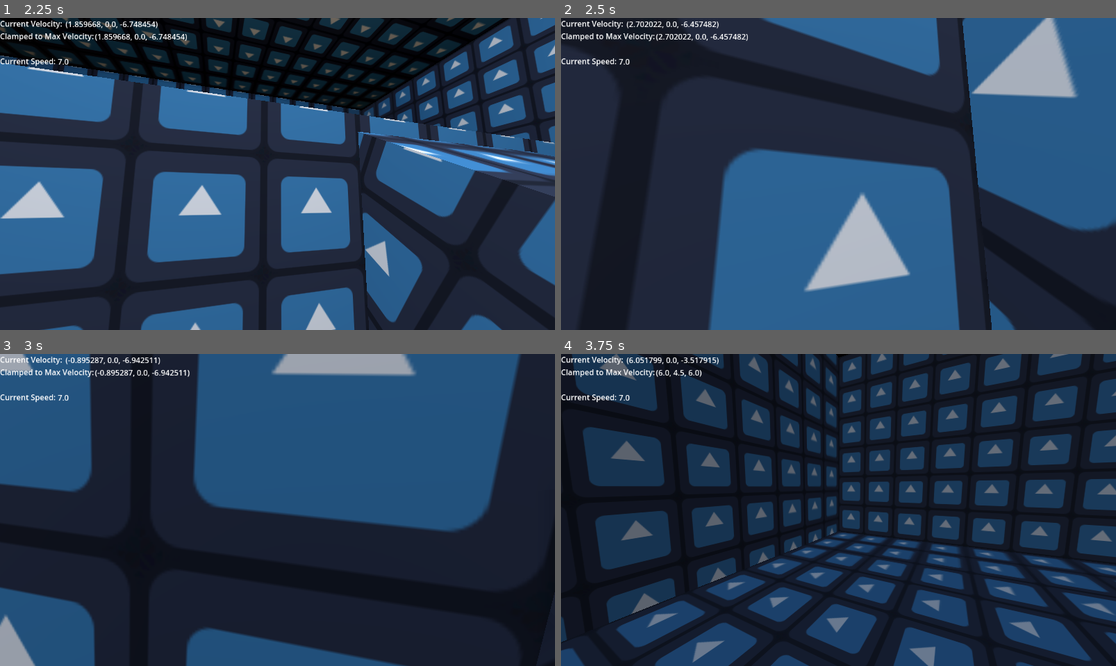
Above: before the commit, frames 1-4 (two rows, left to right).
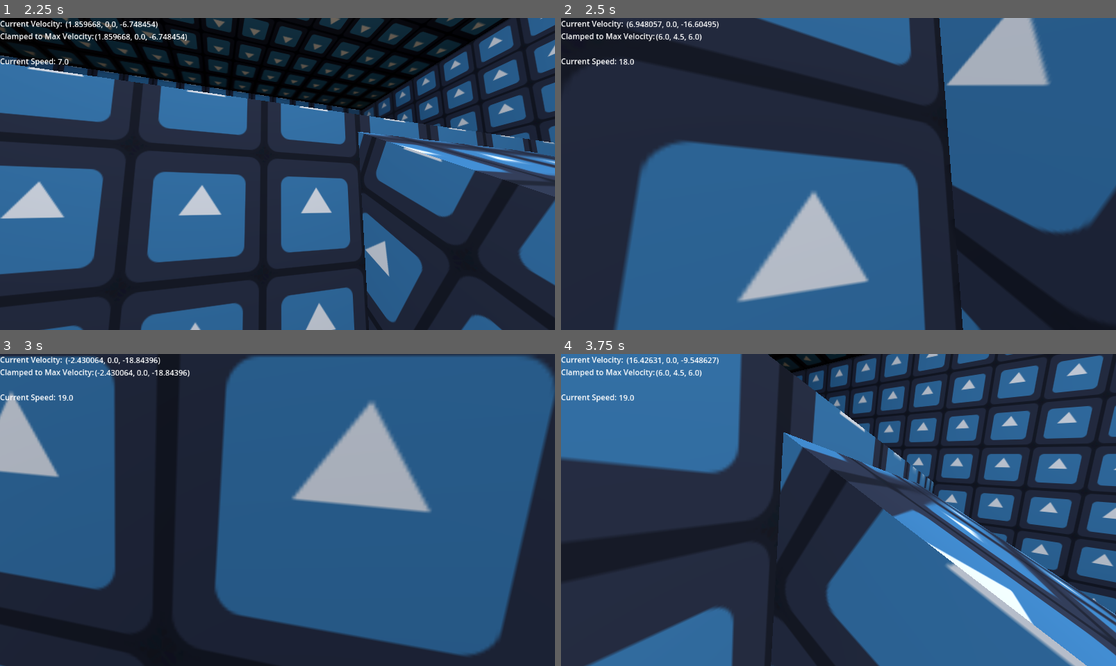
Above: after the commit, the same moments.

Repository: donnyworks/3D-FPS-Game-Template
Game: Godot game, scene res://test_scene.tscn
The game is run twice, just before and just after one commit, with the same random seed, the same clock (stepped at 60 frames per second) and the same inputs. The engine's default icon, where the game draws it, is replaced by a stand-in: a white triangle on a blue panel in a dark square.
Inputs (mouse positions are in pixels of both pictures, inside the frame that each line leads up to):
- Up to frame 1 (2.25 s): tap Enter at 0.5 s; move the mouse to (305, 174) at 0.52 s; hold W (forward) from 0.53 s (still down); tap Space (jump) at 0.6, 0.77, 1.07, 1.35, 1.52, 1.82, 2.1 s; move the mouse to (249, 174) at 1.27 s; move the mouse to (288, 167) at 2.02 s
- Up to frame 2 (2.5 s): keep holding W (forward)
- Up to frame 3 (3 s): keep holding W (forward); move the mouse to (271, 516) at 2.77 s; tap Space (jump) at 2.85 s
- Up to frame 4 (3.75 s): keep holding W (forward); tap Space (jump) at 3.02, 3.32, 3.6 s; move the mouse to (877, 513) at 3.52 s

Frame 1 is identical in both runs. In frame 2, 29% of the frame differs, in the area x 0-100%, y 0-100%; in frame 3, 56%; in frame 4, 78%.

Commit message:
I get it. If wallrunning isn't your style, how about this?

Diff:
--- a/player.gd
+++ b/player.gd
@@ -3,12 +3,13 @@
 @export var sensitivity = 0.8
 @export var look_tilt = 5 ## Number of degrees to tilt the player's roll in while wallrunning
 @export_category("Movement Control")
-@export var DEFAULT_SPEED = 5.0
-@export var MIDAIR_SPEED = 1.0
-@export var JUMP_VELOCITY = 4.5
-@export var MAX_FRAMETIME = 10 ## Maximum amount of frames needed before the next slow-down deceleration step.
+@export var WALLRUN_ENABLED := true
+@export var DEFAULT_SPEED := 5.0
+@export var MIDAIR_SPEED := 1.0
+@export var JUMP_VELOCITY := 4.5
+@export var MAX_FRAMETIME := 10 ## Maximum amount of frames needed before the next slow-down deceleration step.
 
-var SPEED = DEFAULT_SPEED
+var SPEED := DEFAULT_SPEED
 
 func _ready():
 	print("LOADING PLAYER...")
@@ -25,19 +26,19 @@
 		$Camera3D.rotation = GlobalScope.player_camera_rotation
 	Input.set_mouse_mode(Input.MOUSE_MODE_CAPTURED)
 
-var ideal_cx = 0.0
-var ideal_by = 0.0
-var interpolation_rate = 10
+var ideal_cx := 0.0
+var ideal_by := 0.0
+var interpolation_rate := 10
 
-var accel_interpolation_rate = 5.0
+var accel_interpolation_rate := 5.0
 
-var decel_interpolation_rate = 20.0
+var decel_interpolation_rate := 20.0
 
-var accel_velocity = Vector3.ZERO
+var accel_velocity := Vector3.ZERO
 
-var accel_status = 0.0
+var accel_status := 0.0
 
-var friction_status = 0.0
+var friction_status := 0.0
 
 func _process(delta: float) -> void:
 	$cvel.text = str(accel_velocity)
@@ -51,14 +52,17 @@
 	$Camera3D.rotation.x = lerp_angle($Camera3D.rotation.x,ideal_cx,delta*interpolation_rate)
 	rotation.y = lerp_angle(rotation.y,ideal_by,delta*interpolation_rate)
 
-var frametime_elapsed = 0
+var frametime_elapsed := 0
 
-var wallrun_elapsed = 0.0
+var wallrun_elapsed := 0.0
 
 func wallrunning_enabled(delta):
-	wallrun_elapsed += delta
+	if WALLRUN_ENABLED:
+		wallrun_elapsed += delta
 
-	return is_on_wall_only() and wallrun_elapsed < 10.0
+		return is_on_wall_only() and wallrun_elapsed < 10.0
+	else:
+		return false
 
 @onready var movementTween = null
 
@@ -66,33 +70,38 @@
 
 func _physics_process(delta: float) -> void:
 	# Add the gravity.
-	if is_on_wall_only() and wallrun_elapsed < 10.0:
+	if wallrunning_enabled(delta):
 		if $Camera3D.rotation_degrees.z == 0:
+			if SPEED < 18:
+				SPEED = 18.0
+			bonusWalljumpJump = true
 			movementTween = create_tween()
 			movementTween.tween_property($Camera3D, "rotation_degrees:z", (get_wall_normal().x + get_wall_normal().z)*look_tilt, 0.5)
 	else:
 		if movementTween != null: movementTween.stop()
 		$Camera3D.rotation_degrees.z = 0
-	if not is_on_floor() and not wallrunning_enabled(delta):
+		bonusWalljumpJump = false
+	if not is_on_floor() and not wallrunning_enabled(0):
 		velocity += get_gravity() * delta
 		bonusWalljumpJump = false
 	else:
 		wallrun_elapsed = 0.0
-	if wallrunning_enabled(delta) and not is_on_floor():
+	if wallrunning_enabled(0) and not is_on_floor():
 		velocity += get_gravity() / 5 * delta
 	# Handle jump.
 	if Input.is_action_just_pressed("jump") and (is_on_floor() or bonusWalljumpJump):
+		if not is_on_floor(): bonusWalljumpJump = false
 		SPEED += MIDAIR_SPEED
 		friction_status = 0.0
 		wallrun_elapsed = 0.0
-		bonusWalljumpJump = true
 		velocity.y = JUMP_VELOCITY # Scratch that, the reason bhopping is so elegant is BECAUSE the jumps mean larger strides
 		#velocity.y = (JUMP_VELOCITY + 1.0) - SPEED/5 # the reason for the +1 is because jump_velocity is normal while you're at normal speed, and then...
 	elif is_on_floor() and (not Input.is_action_just_pressed("jump")):
+		bonusWalljumpJump = false
 		wallrun_elapsed = 0.0
 		if frametime_elapsed > MAX_FRAMETIME:
 			if SPEED > DEFAULT_SPEED:
-				SPEED = lerp(SPEED,DEFAULT_SPEED,friction_status) # friction???
+				SPEED = lerp(float(SPEED),float(DEFAULT_SPEED),float(friction_status)) # friction???
 			if SPEED < DEFAULT_SPEED:
 				SPEED = DEFAULT_SPEED
 			friction_status += delta
